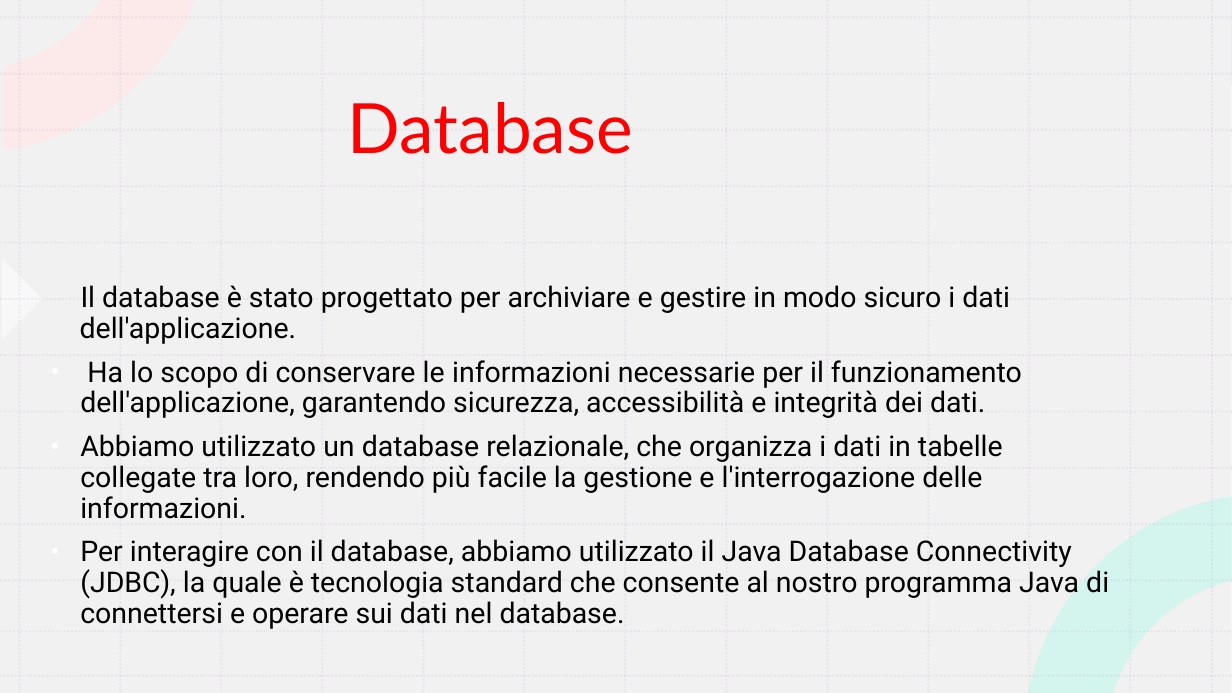
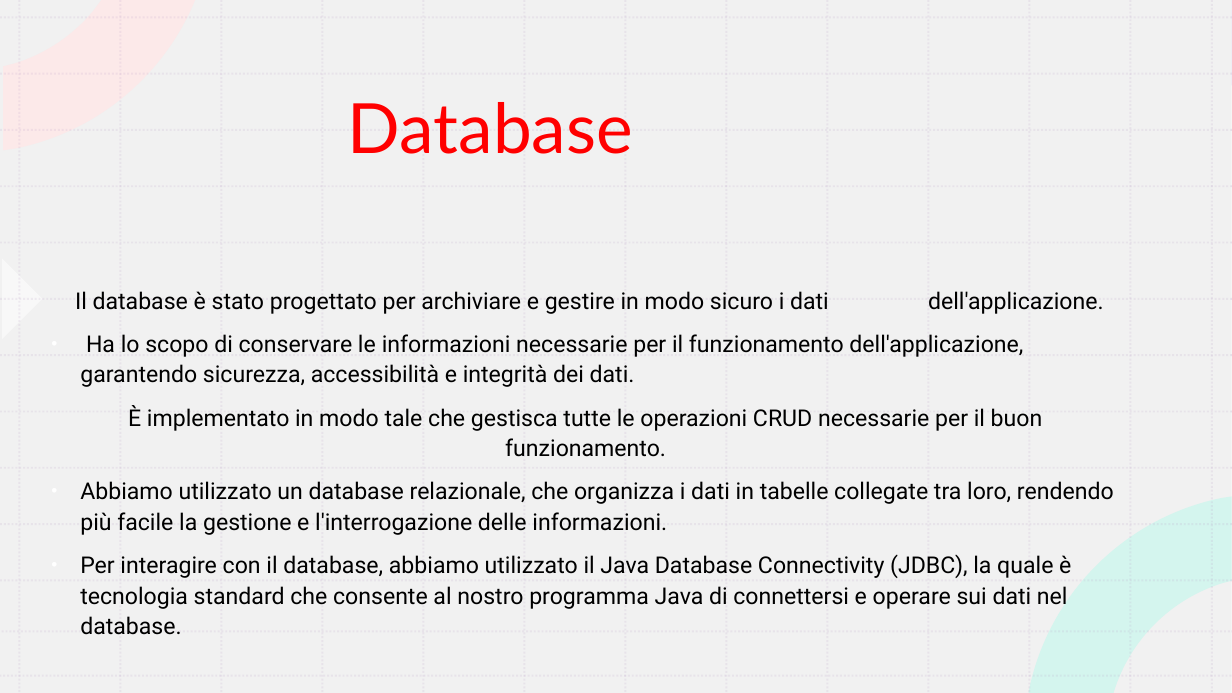
Before and after one commit to IngSW-unipv/Progetto-AC23, a slide deck: slide 17 of Portafoglio/Progetto Java.pptx (slide 16 before the commit). Drawn at 1232x693 pixels with LibreOffice and Linux fonts; fonts in the diff are those of the drawing. Boxes give left, top, right and bottom in pixels: in the first picture for what was removed or moved away, otherwise in the second. Text is boxed around its words. In the diff, an @@ line names an element or a change of style, - is before the commit and + after.

```diff
--- a/Portafoglio/Progetto Java.pptx
+++ b/Portafoglio/Progetto Java.pptx
@@ text at (x1=75, y1=291, x2=1114, y2=635): size 22.2 to 18 pt in "Il database è stato progettato per archiviare ...", "Ha lo scopo di conservare le informazioni ...", "Abbiamo utilizzato un database relazionale, che organizza ...", "Per interagire con il database, abbiamo utilizzato ..."; line spacing 0.9 to 1.1 @@
@@ text at (x1=128, y1=405, x2=1043, y2=457): paragraph added @@
+È implementato in modo tale che gestisca tutte le operazioni CRUD necessarie per il buon funzionamento.
```
Also in this commit, not shown: 4 other slides changed, 1 slide added.
